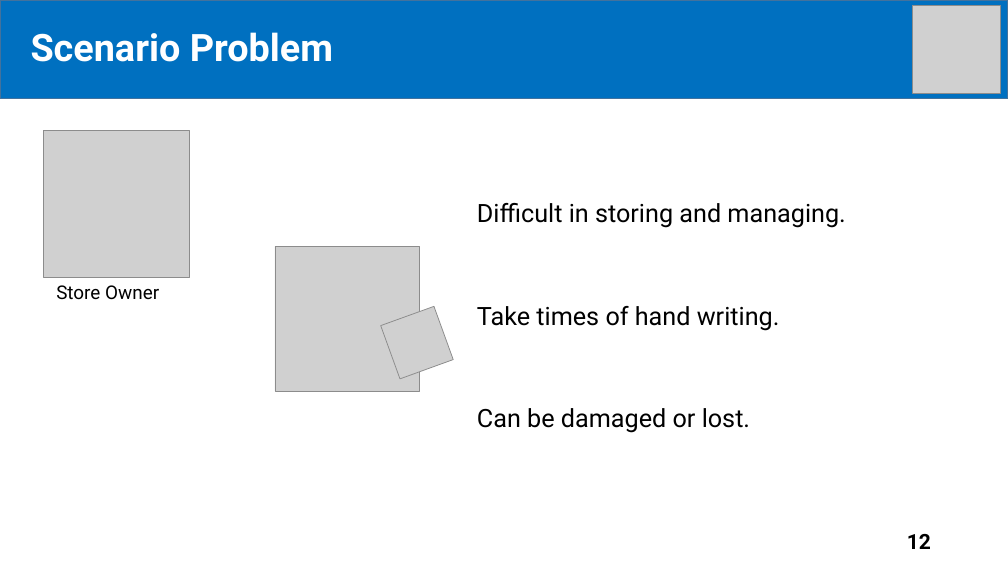
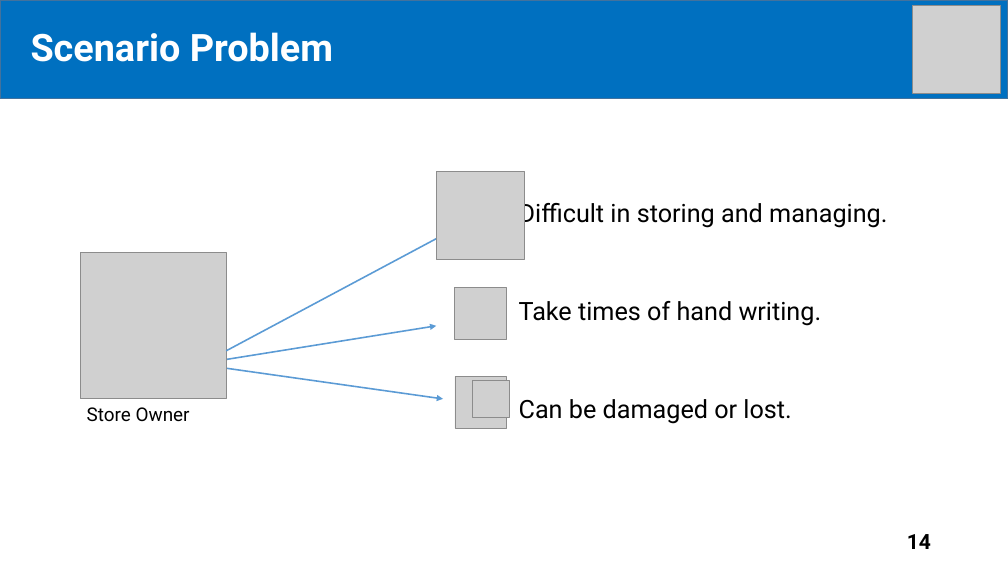
Before and after one commit to tiendan3108/CP, a slide deck: slide 14 of Source/Presentation/PreFinalPresentation.pptx (slide 12 before the commit). Drawn at 1008x567 pixels with LibreOffice and Linux fonts; fonts in the diff are those of the drawing; grey boxes stand for pictures. Boxes give left, top, right and bottom in pixels: in the first picture for what was removed or moved away, otherwise in the second. Text is boxed around its words. In the diff, an @@ line names an element or a change of style, - is before the commit and + after.

```diff
--- a/Source/Presentation/PreFinalPresentation.pptx
+++ b/Source/Presentation/PreFinalPresentation.pptx
@@ picture added at box(436, 172, 525, 260) @@
@@ text "Difficult in storing and managing." rewrapped from box(477, 203, 845, 228) to box(519, 199, 887, 228) @@
@@ arrow added from (226, 351) to (450, 231), #5B9BD5 1.5 pt @@
@@ picture: place and size @@
-picture at box(43, 131, 189, 277)
+picture at box(80, 253, 226, 399)
@@ picture removed at box(275, 247, 420, 391) @@
@@ picture added at box(454, 288, 506, 340) @@
@@ text "Take times of hand writing.": place and size @@
-text "Take times of hand writing." at box(477, 306, 780, 331)
+text "Take times of hand writing." at box(519, 301, 822, 326)
@@ arrow added from (227, 359) to (436, 326), #5B9BD5 1.5 pt @@
@@ picture removed at box(381, 307, 453, 379) @@
@@ arrow added from (227, 368) to (443, 399), #5B9BD5 1.5 pt @@
@@ picture added at box(455, 377, 507, 428) @@
@@ picture added at box(473, 380, 510, 417) @@
@@ text "Can be damaged or lost.": place and size @@
-text "Can be damaged or lost." at box(477, 408, 750, 433)
+text "Can be damaged or lost." at box(519, 399, 791, 424)
@@ text "Store Owner": place and size @@
-text "Store Owner" at box(56, 285, 159, 300)
+text "Store Owner" at box(87, 407, 190, 422)
@@ page number at box(907, 534, 931, 549): text changed @@
-12
+14
```
Also in this commit, not shown: 24 other slides changed, 6 slides added, 25 slides removed.
